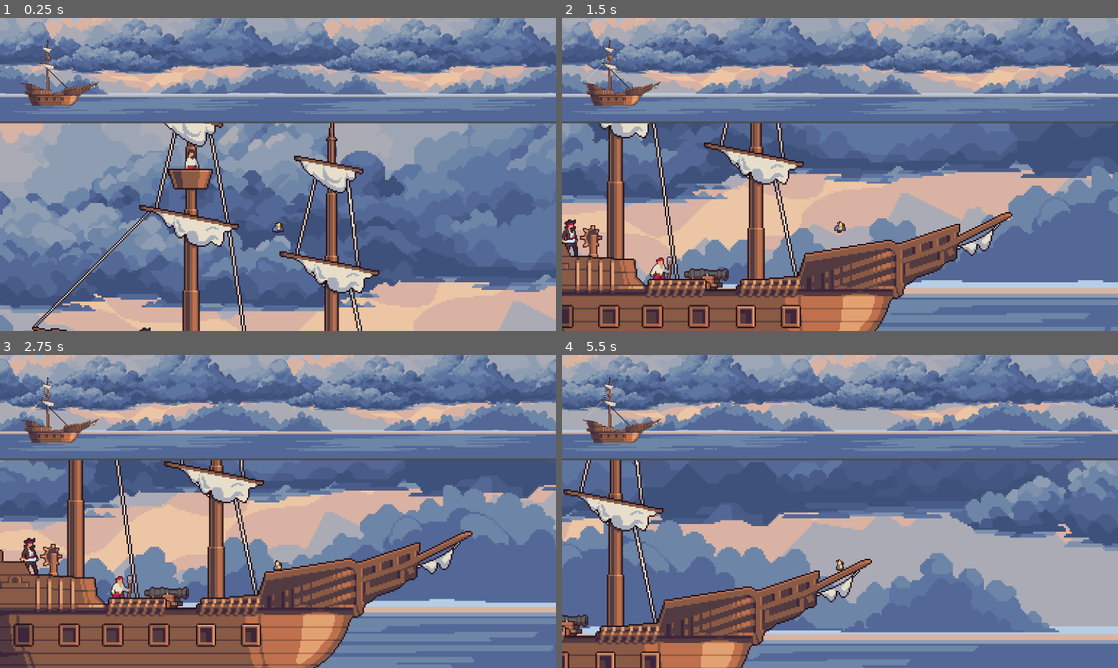
Above: before the commit, frames 1-4 (two rows, left to right).
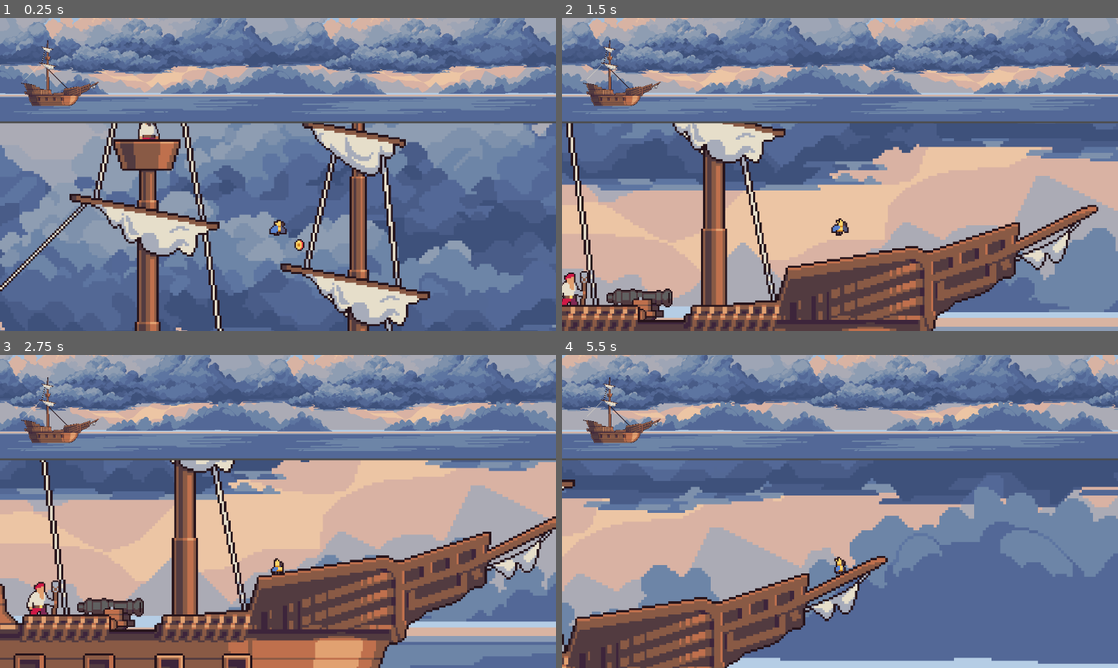
Above: after the commit, the same moments.

Repository: linkinmjs/tp-1-juego-2d-imagecampus
Game: Godot game, scene res://scenes/main.tscn
The game is run twice, just before and just after one commit, with the same random seed, the same clock (stepped at 60 frames per second) and the same inputs.
Inputs:
- Up to frame 1 (0.25 s): no input
- Up to frame 2 (1.5 s): hold E (action) 0.53-1.28 s; hold D (right) from 0.53 s (still down); tap Space (jump) at 0.77 s; tap E (action) at 1.35 s
- Up to frame 3 (2.75 s): tap Space (jump) at 1.52 s; release D (right) at 2.03 s; hold A (left) from 2.03 s (still down); hold E (action) from 2.03 s (still down)
- Up to frame 4 (5.5 s): release A (left) at 2.78 s; release E (action) at 2.78 s; hold D (right) 2.78-4.28 s; tap E (action) at 2.85, 4.35 s; tap Space (jump) at 3.02, 3.77, 4.52 s; hold E (action) 3.53-4.28 s; hold A (left) 4.28-5.03 s; hold D (right) from 5.03 s (still down); hold E (action) from 5.03 s (still down)

The runs differ from the first frame. In frame 1, 45% of the frame differs, in the area x 0-100%, y 33-100%; in frame 2, 49%; in frame 3, 49%; in frame 4, 45%.

Commit message:
Add game_manager and coin

Diff:
--- a/godot/project.godot
+++ b/godot/project.godot
@@ -14,6 +14,10 @@
 run/main_scene="uid://cytkirwfvful"
 config/features=PackedStringArray("4.4", "GL Compatibility")
 config/icon="res://icon.svg"
+
+[autoload]
+
+GameManager="*res://scripts/game_manager.gd"
 
 [display]
 
@@ -56,6 +60,12 @@
 ]
 }
 
+[layer_names]
+
+2d_physics/layer_1="player"
+2d_physics/layer_2="ship"
+2d_physics/layer_3="collectibles"
+
 [rendering]
 
 renderer/rendering_method="gl_compatibility"
--- a/godot/scenes/bottom_scene.tscn
+++ b/godot/scenes/bottom_scene.tscn
@@ -1,7 +1,8 @@
-[gd_scene load_steps=5 format=3 uid="uid://dwtlwto8dapiv"]
+[gd_scene load_steps=6 format=3 uid="uid://dwtlwto8dapiv"]
 
 [ext_resource type="Script" uid="uid://dsliubugmiwpq" path="res://scripts/bottom_scene.gd" id="1_7ymyq"]
 [ext_resource type="PackedScene" uid="uid://c5kqi0tjv1dm7" path="res://scenes/parallax_background.tscn" id="2_jtje2"]
+[ext_resource type="PackedScene" uid="uid://dkm4v4jyo147e" path="res://scenes/coin.tscn" id="4_djfjt"]
 [ext_resource type="PackedScene" uid="uid://pv41slx65h2q" path="res://scenes/ship.tscn" id="6_tble6"]
 [ext_resource type="PackedScene" uid="uid://bt6ej2icbaj5w" path="res://scenes/parrot.tscn" id="7_uyn6v"]
 
@@ -15,13 +16,19 @@
 [node name="Ship" parent="." instance=ExtResource("6_tble6")]
 position = Vector2(1324, 875)
 
+[node name="Enemies" type="Node2D" parent="."]
+
 [node name="Collectibles" type="Node2D" parent="."]
+
+[node name="Coin" parent="Collectibles" instance=ExtResource("4_djfjt")]
+position = Vector2(1258, 713)
 
 [node name="Parrot" parent="." instance=ExtResource("7_uyn6v")]
 position = Vector2(1228, 703)
 
 [node name="Camera2D" type="Camera2D" parent="Parrot"]
 position = Vector2(0, -14)
+zoom = Vector2(1.5, 1.5)
 limit_left = 0
 limit_top = 0
 limit_right = 2650
--- /dev/null
+++ b/godot/scenes/coin.tscn
@@ -0,0 +1,72 @@
+[gd_scene load_steps=10 format=3 uid="uid://dkm4v4jyo147e"]
+
+[ext_resource type="Texture2D" uid="uid://ukqgmepwvnki" path="res://assets/sprites/pirate_objects/Coin.png" id="1_rwqht"]
+[ext_resource type="Script" uid="uid://dvexy6bffo5wf" path="res://scripts/collectibles.gd" id="2_i64fm"]
+
+[sub_resource type="AtlasTexture" id="AtlasTexture_i64fm"]
+atlas = ExtResource("1_rwqht")
+region = Rect2(0, 0, 10, 10)
+
+[sub_resource type="AtlasTexture" id="AtlasTexture_11l1o"]
+atlas = ExtResource("1_rwqht")
+region = Rect2(10, 0, 10, 10)
+
+[sub_resource type="AtlasTexture" id="AtlasTexture_d14el"]
+atlas = ExtResource("1_rwqht")
+region = Rect2(20, 0, 10, 10)
+
+[sub_resource type="AtlasTexture" id="AtlasTexture_1ikuy"]
+atlas = ExtResource("1_rwqht")
+region = Rect2(30, 0, 10, 10)
+
+[sub_resource type="SpriteFrames" id="SpriteFrames_rwqht"]
+animations = [{
+"frames": [{
+"duration": 1.0,
+"texture": SubResource("AtlasTexture_i64fm")
+}, {
+"duration": 1.0,
+"texture": SubResource("AtlasTexture_11l1o")
+}, {
+"duration": 1.0,
+"texture": SubResource("AtlasTexture_d14el")
+}, {
+"duration": 1.0,
+"texture": SubResource("AtlasTexture_1ikuy")
+}],
+"loop": true,
+"name": &"idle",
+"speed": 15.0
+}]
+
+[sub_resource type="CircleShape2D" id="CircleShape2D_i64fm"]
+radius = 8.119
+
+[sub_resource type="CircleShape2D" id="CircleShape2D_11l1o"]
+
+[node name="Coin" type="RigidBody2D"]
+texture_filter = 1
+collision_layer = 0
+collision_mask = 2
+script = ExtResource("2_i64fm")
+
+[node name="AnimatedSprite2D" type="AnimatedSprite2D" parent="."]
+position = Vector2(1, -1)
+scale = Vector2(2, 2)
+sprite_frames = SubResource("SpriteFrames_rwqht")
+animation = &"idle"
+autoplay = "idle"
+frame_progress = 0.69631
+
+[node name="CollisionShape2D" type="CollisionShape2D" parent="."]
+scale = Vector2(0.873239, 1.18286)
+shape = SubResource("CircleShape2D_i64fm")
+
+[node name="Area2D" type="Area2D" parent="."]
+scale = Vector2(0.713495, 0.955477)
+collision_layer = 0
+
+[node name="CollisionShape2D" type="CollisionShape2D" parent="Area2D"]
+shape = SubResource("CircleShape2D_11l1o")
+
+[connection signal="body_entered" from="Area2D" to="." method="_on_area_2d_body_entered"]
--- a/godot/scenes/parallax_background.tscn
+++ b/godot/scenes/parallax_background.tscn
@@ -12,6 +12,7 @@
 transform = Transform2D(2, 0, 0, 2, 0, 0)
 follow_viewport_enabled = true
 scroll_base_scale = Vector2(0, 0)
+scroll_ignore_camera_zoom = true
 script = ExtResource("1_qs7dk")
 
 [node name="ParallaxLayer" type="ParallaxLayer" parent="."]
--- a/godot/scenes/ship.tscn
+++ b/godot/scenes/ship.tscn
@@ -49,6 +49,7 @@
 
 [node name="StaticBody2D" type="StaticBody2D" parent="Boat"]
 collision_layer = 2
+collision_mask = 5
 
 [node name="CollisionPolygon2D" type="CollisionPolygon2D" parent="Boat/StaticBody2D"]
 build_mode = 1
--- a/godot/scripts/bottom_scene.gd
+++ b/godot/scripts/bottom_scene.gd
@@ -3,6 +3,5 @@
 func _ready() -> void:
 	pass
 
-
 func _process(delta: float) -> void:
 	pass
--- /dev/null
+++ b/godot/scripts/collectibles.gd
@@ -0,0 +1,7 @@
+extends RigidBody2D
+
+@export_enum("Coin", "Cannon", "Star") var collectible_type: String = "Coin"
+
+func _on_area_2d_body_entered(body: Node2D) -> void:
+	GameManager.add_coin()
+	queue_free()
--- /dev/null
+++ b/godot/scripts/game_manager.gd
@@ -0,0 +1,11 @@
+extends Node
+
+var coins: int = 0
+var cannon_balls: int = 0
+
+func add_coin():
+	coins += 1
+	print("total coins: ", coins)
+
+func add_cannon_ball():
+	cannon_balls += 1
Not shown, added: godot/scripts/collectibles.gd.uid
Not shown, added: godot/scripts/game_manager.gd.uid
